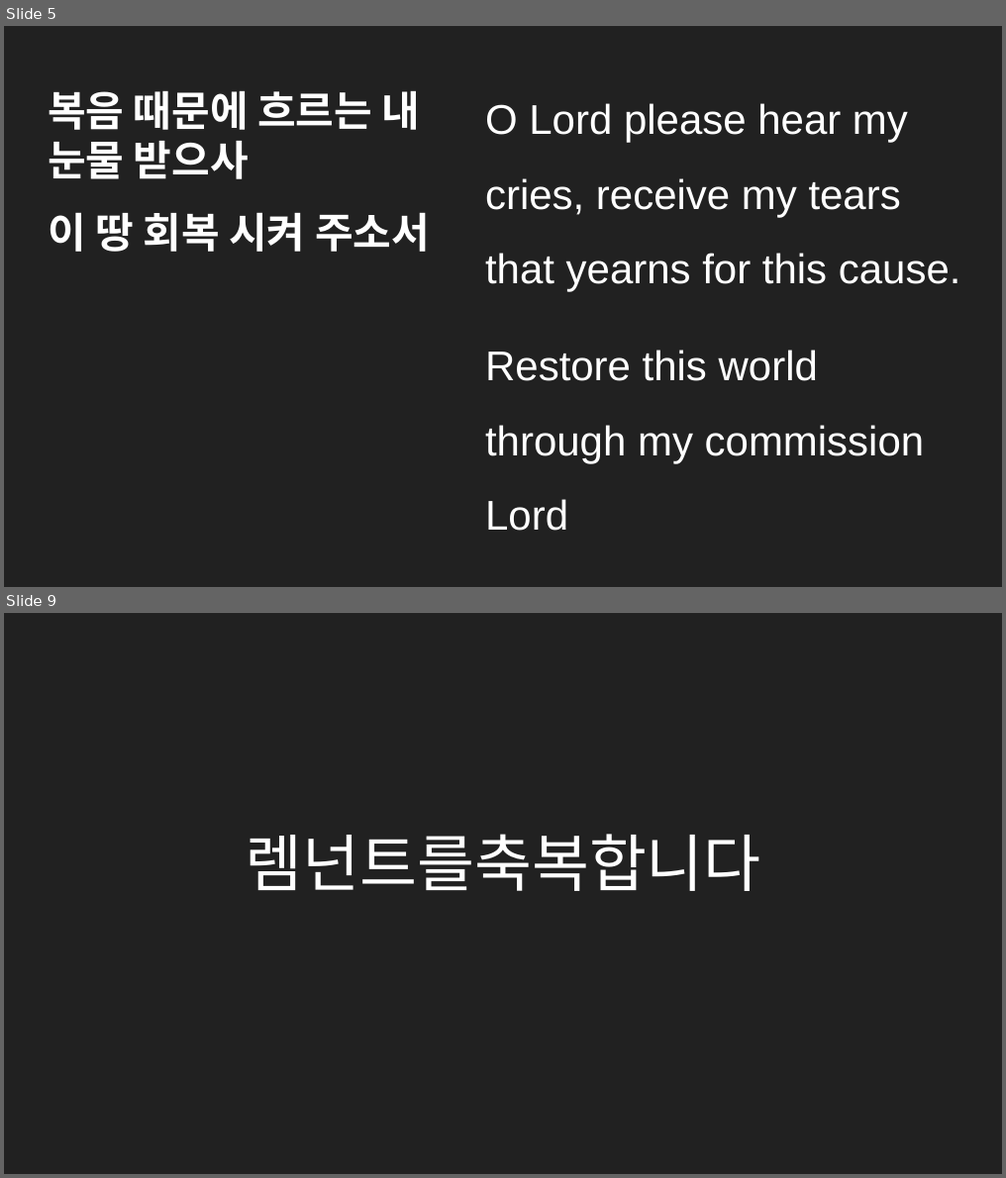
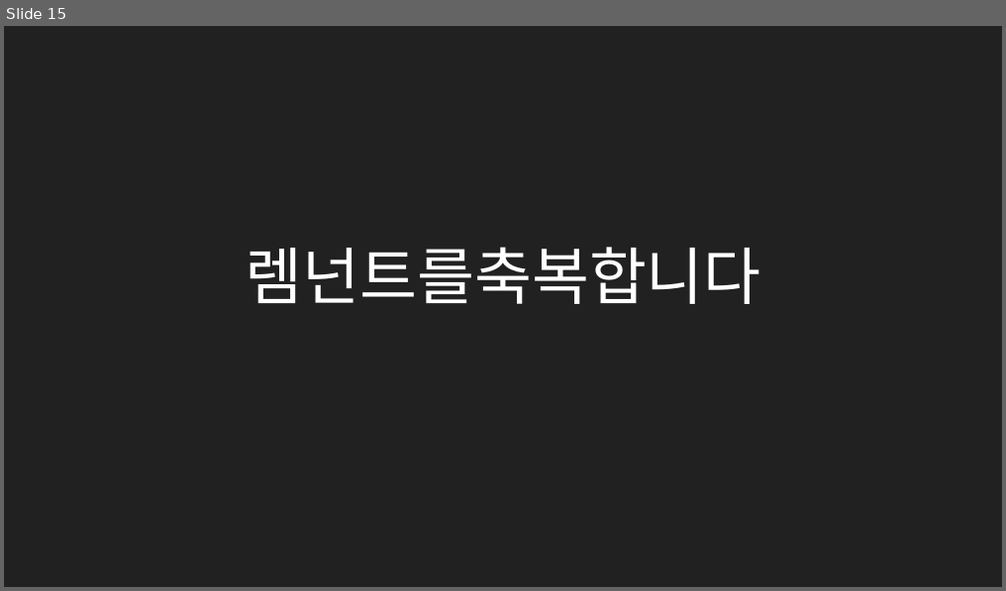
Before and after one commit to MiniMinja/ForSunday, a slide deck: postwor.pptx. Shown one above the other, each under a label of ours: slides 5 and 9 before the commit, slide 15 after it; the slides between them are not shown. The pictures are 1006x1178 and 1006x591 pixels, drawn with LibreOffice and Linux fonts; fonts in the diff are those of the drawing. Boxes give left, top, right and bottom in pixels: in the first picture for what was removed or moved away, otherwise in the second. Text is boxed around its words. In the diff, an @@ line names an element or a change of style, - is before the commit and + after.

```diff
--- a/postwor.pptx
+++ b/postwor.pptx
@@ slide 5 removed at (4,26,1002,587), background #212121 @@
@@ text removed at (48,91,430,252) @@
-복음 때문에 흐르는 내 눈물 받으사
-이 땅 회복 시켜 주소서
@@ text removed at (485,103,961,464) @@
-O Lord please hear my cries, receive my tears that yearns for this cause.
-Restore this world through my commission Lord
@@ what was slide 9 is now slide 15 @@
```
Also in this commit, not shown: 1 slide changed, 23 slides added, 10 other slides removed.
